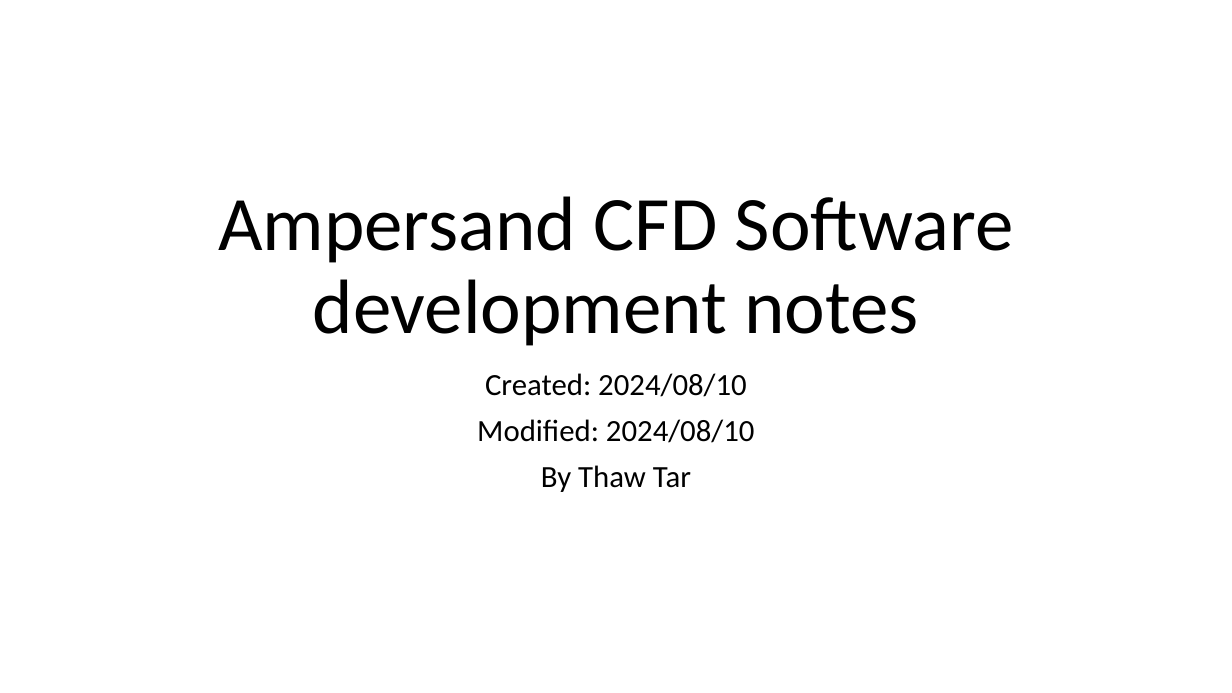
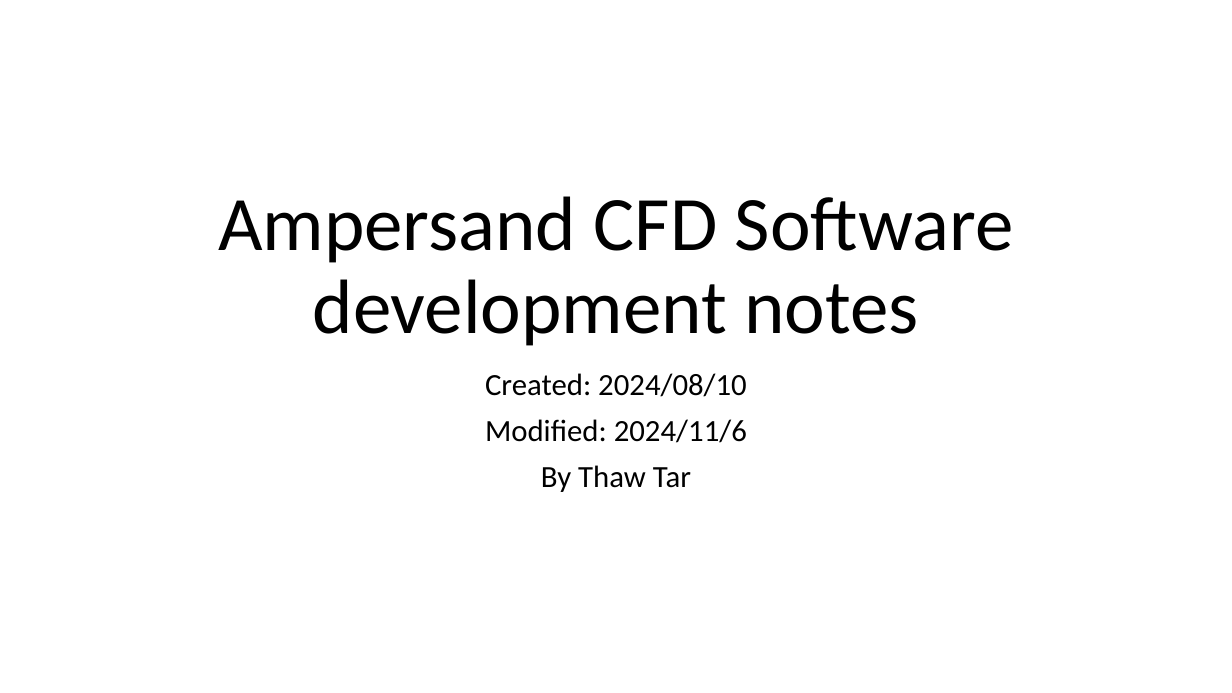
Before and after one commit to thawtar/ampersandCFD, a slide deck: slide 1 of ampersandCFD-software-development-notes.pptx. Drawn at 1232x693 pixels with LibreOffice and Linux fonts; fonts in the diff are those of the drawing. Boxes give left, top, right and bottom in pixels: in the first picture for what was removed or moved away, otherwise in the second. Text is boxed around its words. In the diff, an @@ line names an element or a change of style, - is before the commit and + after.

```diff
--- a/ampersandCFD-software-development-notes.pptx
+++ b/ampersandCFD-software-development-notes.pptx
@@ subtitle at bbox=[485, 419, 747, 443]: text changed @@
-Modified: 2024/08/10
+Modified: 2024/11/6
```
Also in this commit, not shown: 1 slide added, 1 other file.
